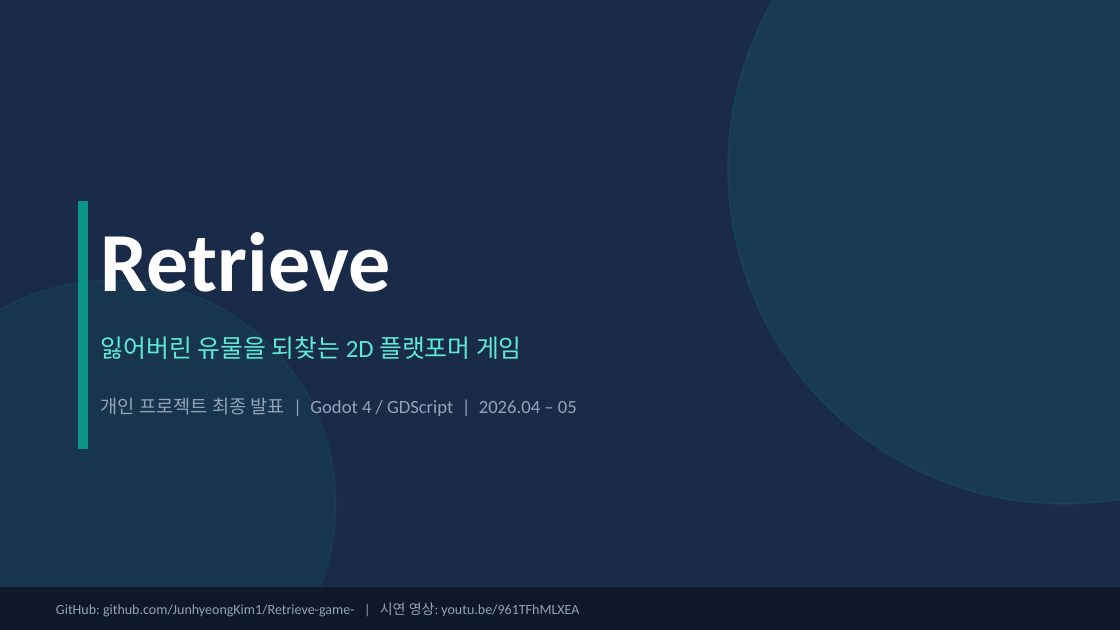
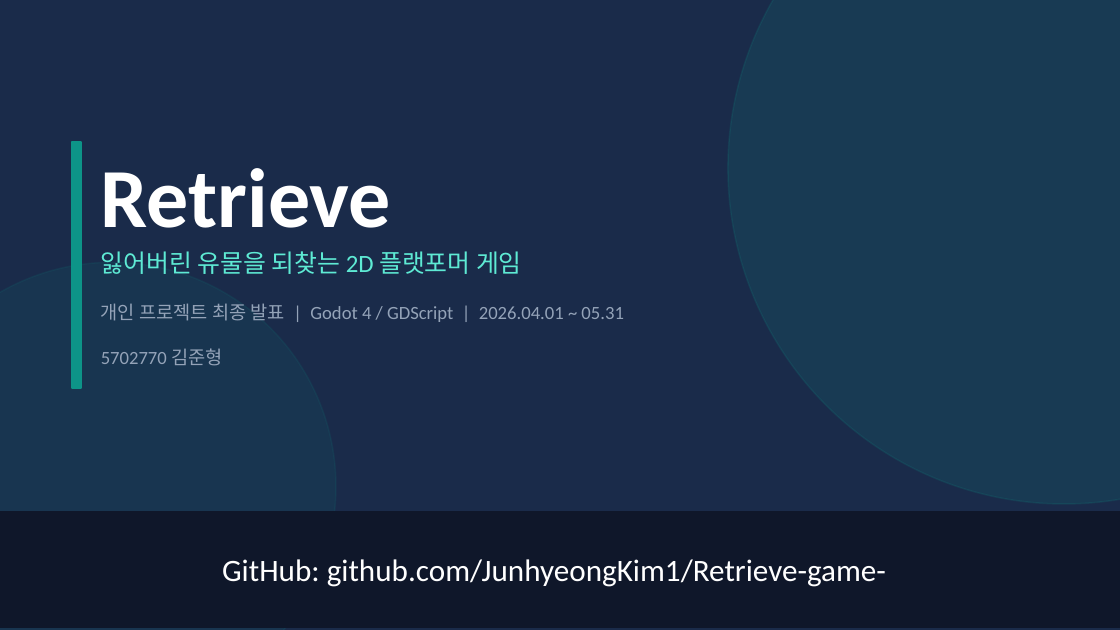
Before and after one commit to JunhyeongKim1/Retrieve-game-, a slide deck: slide 1 of Retrieve_최종발표.pptx. Drawn at 1120x630 pixels with LibreOffice and Linux fonts; fonts in the diff are those of the drawing. Boxes give left, top, right and bottom in pixels: in the first picture for what was removed or moved away, otherwise in the second. Text is boxed around its words. In the diff, an @@ line names an element or a change of style, - is before the commit and + after.

```diff
--- a/Retrieve_최종발표.pptx
+++ b/Retrieve_최종발표.pptx
@@ rectangle: place and size @@
-rectangle at (78,202,87,448)
+rectangle at (72,142,81,389)
@@ text "Retrieve": place and size @@
-text "Retrieve" at (101,232,391,292)
+text "Retrieve" at (101,168,391,228)
@@ text "잃어버린 유물을 되찾는 2D 플랫포머 ...": place and size @@
-text "잃어버린 유물을 되찾는 2D 플랫포머 ..." at (101,336,522,359)
+text "잃어버린 유물을 되찾는 2D 플랫포머 ..." at (101,251,522,274)
@@ ellipse: place and size @@
-ellipse at (0,280,336,630)
+ellipse at (0,262,336,630)
@@ text at (101,303,623,366): text changed @@
-개인 프로젝트 최종 발표 | Godot 4 / GDScript | 2026.04 – 05
+개인 프로젝트 최종 발표 | Godot 4 / GDScript | 2026.04.01 ~ 05.31
+5702770 김준형
@@ rectangle: place and size @@
-rectangle at (0,588,1120,630)
+rectangle at (0,512,1120,626)
@@ text at (222,559,886,587): text changed; size 9 to 20 pt; text colour #94A3B8 to #FFFFFF @@
-GitHub: github.com/JunhyeongKim1/Retrieve-game- | 시연 영상: youtu.be/961TFhMLXEA
+GitHub: github.com/JunhyeongKim1/Retrieve-game-
```
Also in this commit, not shown: 6 other slides changed.
